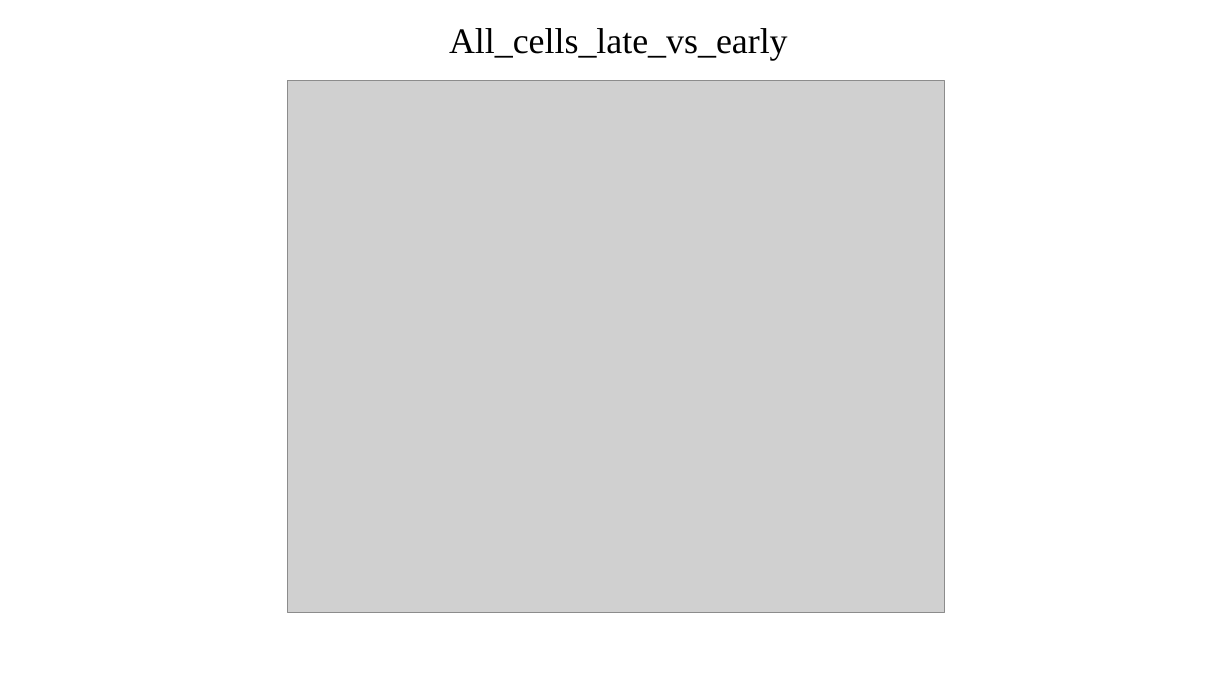
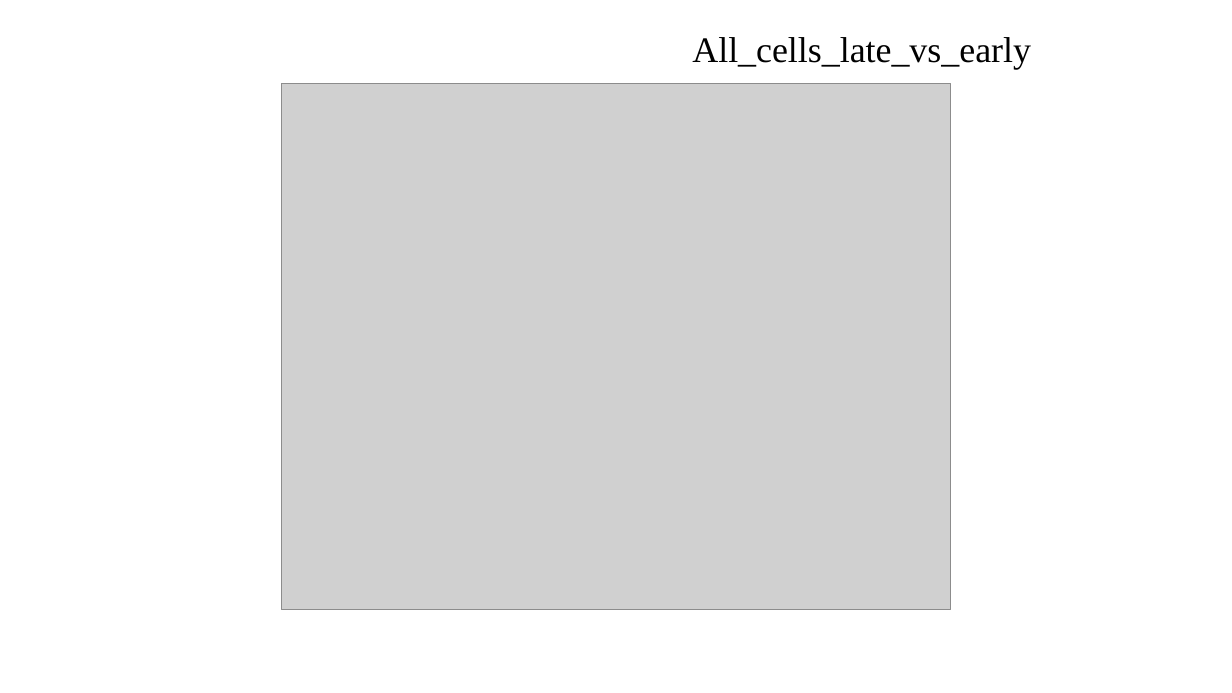
Before and after one commit to yueli8/liujiguo, a slide deck: slide 9 of CytoTRACE/ljg_CytoTRACE.ppt. Drawn at 1232x693 pixels with LibreOffice and Linux fonts; fonts in the diff are those of the drawing; grey boxes stand for pictures. Boxes give left, top, right and bottom in pixels: in the first picture for what was removed or moved away, otherwise in the second. Text is boxed around its words. In the diff, an @@ line names an element or a change of style, - is before the commit and + after.

```diff
--- a/CytoTRACE/ljg_CytoTRACE.ppt
+++ b/CytoTRACE/ljg_CytoTRACE.ppt
@@ text "All_cells_late_vs_early": place and size @@
-text "All_cells_late_vs_early" at box(449, 28, 788, 60)
+text "All_cells_late_vs_early" at box(692, 37, 1031, 70)
@@ picture: place and size @@
-picture at box(287, 80, 943, 612)
+picture at box(281, 83, 950, 610)
```
Also in this commit, not shown: 8 other slides changed.
